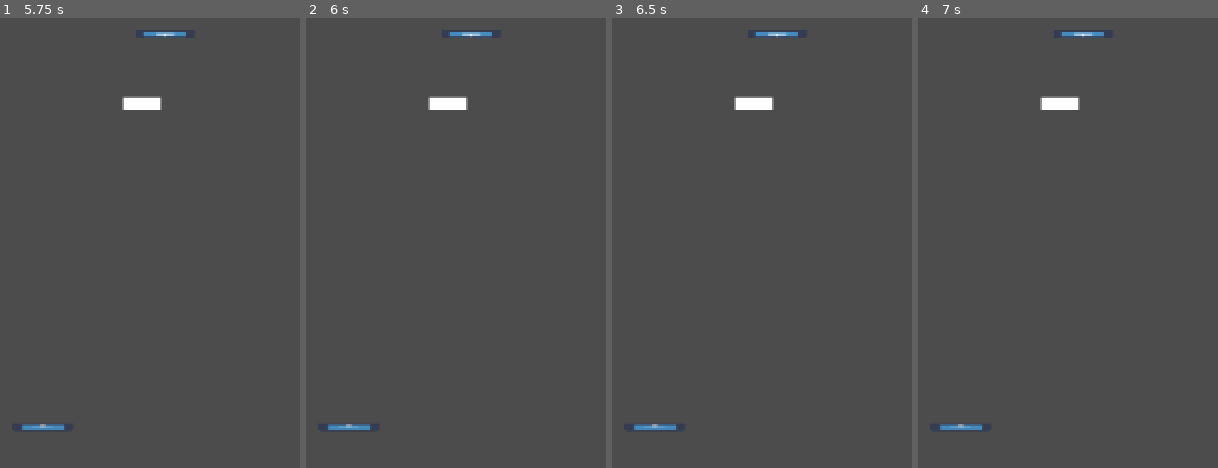
Above: before the commit, frames 1-4 (left to right).
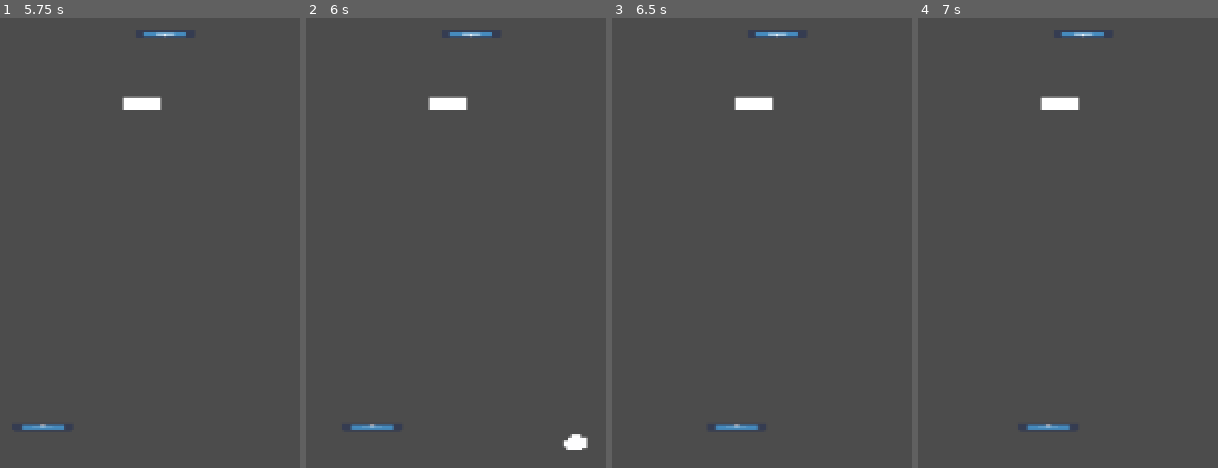
Above: after the commit, the same moments.

Repository: LDiazN/portal_breaker
Game: Godot game, scene res://Racket/test.tscn
Two runs of this game, one before a commit and one after it. Both use one fixed random seed, a clock stepped at 60 frames per second and the inputs below. The project has no main scene, so this scene is started directly. The engine's default icon, where the game draws it, is replaced by a stand-in: a white triangle on a blue panel in a dark square.
Inputs (mouse positions are in pixels of both pictures, inside the frame that each line leads up to):
- Up to frame 1 (5.75 s): tap Enter (shoot_ball, bound only after the commit) at 0.5, 0.6, 1.35, 2.1, 2.75, 2.85, 3.6, 4.35, 5.1 s; move the mouse to (outside the picture) at 0.52 s; hold D (b_racket_right) 0.53-1.28 s; move the mouse to (outside the picture) at 1.27 s; hold Down (ui_down) 1.28-2.03 s; tap Space at 2, 3.5 s; move the mouse to (outside the picture) at 2.02 s; hold D (b_racket_right) 2.03-2.78 s; move the mouse to (126, 337) at 2.77 s; hold Up (ui_up) 2.78-3.53 s; move the mouse to (outside the picture) at 3.52 s; hold A (b_racket_left) 3.53-5.03 s; move the mouse to (outside the picture) at 4.27 s; move the mouse to (285, 153) at 5.02 s; hold Down (ui_down) from 5.03 s (still down)
- Up to frame 2 (6 s): tap Enter (shoot_ball, bound only after the commit) at 5.75, 5.85 s; move the mouse to (outside the picture) at 5.77 s; release Down (ui_down) at 5.78 s; hold D (b_racket_right) from 5.78 s (still down)
- Up to frame 3 (6.5 s): keep holding D (b_racket_right)
- Up to frame 4 (7 s): move the mouse to (outside the picture) at 6.52 s; release D (b_racket_right) at 6.53 s; hold Up (ui_up) from 6.53 s (still down); tap Enter (shoot_ball, bound only after the commit) at 6.6 s

Frame 1 is identical in both runs. In frame 2, 0.5% of the frame differs, in the area x 7-94%, y 90-96%; in frame 3, 0.4%; in frame 4, 0.4%.

Commit message:
Ball death particles

Diff:
--- a/portal_brick/Ball/Ball.tscn
+++ b/portal_brick/Ball/Ball.tscn
@@ -6,19 +6,25 @@
 [sub_resource type="CircleShape2D" id=1]
 
 [sub_resource type="Curve" id=2]
-_data = [ Vector2( 0, 1 ), 0.0, 0.0, 0, 0, Vector2( 0.644322, 0 ), 0.0, 0.0, 0, 0 ]
+_data = [ Vector2( 0, 1 ), 0.0, 0.0, 0, 0, Vector2( 1, 0.0072 ), -3.30811, 0.0, 0, 0 ]
 
 [sub_resource type="CurveTexture" id=3]
 curve = SubResource( 2 )
 
 [sub_resource type="ParticlesMaterial" id=4]
 flag_disable_z = true
-spread = 38.5
+spread = 180.0
 gravity = Vector3( 0, 0, 0 )
-initial_velocity = 61.99
-angular_velocity = 5.04467e-44
+initial_velocity = 90.0
+initial_velocity_random = 1.0
+angular_velocity = -133.33
 orbit_velocity = 0.0
 orbit_velocity_random = 0.0
+linear_accel = 2.0
+radial_accel = -100.0
+tangential_accel = 72.84
+tangential_accel_random = 0.3
+scale = 4.0
 scale_curve = SubResource( 3 )
 
 [node name="Kinematic Ball" type="KinematicBody2D"]
@@ -27,13 +33,11 @@
 [node name="Ball Collider" type="CollisionShape2D" parent="."]
 shape = SubResource( 1 )
 
-[node name="Particles2D" type="Particles2D" parent="."]
-rotation = -1.57079
+[node name="TPParticles" type="Particles2D" parent="."]
 emitting = false
-amount = 15
+amount = 20
 one_shot = true
-explosiveness = 0.85
-local_coords = false
+explosiveness = 0.79
 process_material = SubResource( 4 )
 
 [node name="RespawnSystem" type="Node2D" parent="."]
--- /dev/null
+++ b/portal_brick/Ball/DeathParticles.gd
@@ -0,0 +1,15 @@
+extends Particles2D
+var timer = Timer.new();
+
+func _ready():
+	timer.connect("timeout", self, "destroyParticles");
+
+func activateParticles():
+	emitting = true;
+	timer.start(0.95);
+
+func deactivateParticles():
+	emitting = false;
+
+func destroyParticles():
+	queue_free();
--- /dev/null
+++ b/portal_brick/Ball/DeathParticles.tscn
@@ -0,0 +1,30 @@
+[gd_scene load_steps=5 format=2]
+
+[ext_resource path="res://Ball/DeathParticles.gd" type="Script" id=1]
+
+[sub_resource type="Curve" id=1]
+_data = [ Vector2( 0, 1 ), 0.0, 0.0, 0, 0, Vector2( 0.637765, 0.00059998 ), 0.0, 0.0, 0, 0 ]
+
+[sub_resource type="CurveTexture" id=2]
+curve = SubResource( 1 )
+
+[sub_resource type="ParticlesMaterial" id=3]
+flag_disable_z = true
+spread = 180.0
+gravity = Vector3( 0, 0, 0 )
+initial_velocity = 61.99
+angular_velocity = 5.04467e-44
+orbit_velocity = 0.0
+orbit_velocity_random = 0.0
+scale = 20.0
+scale_curve = SubResource( 2 )
+
+[node name="DeathParticles" type="Particles2D"]
+rotation = -1.57079
+emitting = false
+amount = 15
+one_shot = true
+explosiveness = 0.85
+local_coords = false
+process_material = SubResource( 3 )
+script = ExtResource( 1 )
--- a/portal_brick/Ball/RespawnSystem.gd
+++ b/portal_brick/Ball/RespawnSystem.gd
@@ -1,4 +1,6 @@
 extends Node2D
+
+var dp = preload("res://Ball/DeathParticles.tscn");
 
 export var topRacketPath: NodePath;
 export var bottomRacketPath: NodePath;
@@ -30,23 +32,31 @@
 
 	# Si se fue por arriba
 	if (global_position.y < (playAreaManager.origin + Vector2.UP * (playAreaManager.height + 40)).y):
-		print("por arriba");
 		ki.DisableBall();
+		var inst = dp.instance();
+		inst.position = global_position;
+		get_tree().root.add_child(inst);
+		inst.activateParticles();
+		emit_signal("ball_out");
 		if (topRacket != null):
 			ki.global_position = topRacket.global_position + Vector2.DOWN * 20;
 			print(topRacket.global_position)
 		else:
 			ki.global_position = playAreaManager.origin;
-		emit_signal("ball_out");
 		gameManager.loose_life();
 		topRacket.get_node("Shooting System").MoreShooty();
 	# Si se fue por abajo
 	elif (global_position.y > (playAreaManager.origin + Vector2.DOWN * (playAreaManager.height + 40)).y):
 		ki.DisableBall();
+		var inst = dp.instance();
+		inst.position = global_position;
+		get_tree().root.add_child(inst);
+		inst.activateParticles();
+		print(bottomRacket.global_position)
+		emit_signal("ball_out");
 		if (bottomRacket != null):
 			ki.global_position = bottomRacket.global_position + Vector2.UP * 20;
 		else:
 			ki.global_position = playAreaManager.origin;
-		emit_signal("ball_out");
 		gameManager.loose_life();
 		bottomRacket.get_node("Shooting System").MoreShooty();
--- a/portal_brick/Ball/block_test.tscn
+++ b/portal_brick/Ball/block_test.tscn
@@ -9,7 +9,6 @@
 }
 
 [node name="Tiles2" parent="." instance=ExtResource( 1 )]
-tile_data = PoolIntArray(  )
 
 [node name="Tiles" parent="." instance=ExtResource( 2 )]
 tile_data = PoolIntArray( 327684, 0, 0, 327685, 0, 0, 393219, 0, 0, 393220, 0, 0, 393221, 0, 0, 393222, 0, 0, 458754, 0, 0, 458755, 0, 0, 458756, 0, 0, 458757, 0, 0, 458758, 0, 0, 458759, 0, 0, 524291, 0, 0, 524292, 0, 0, 524293, 0, 0, 524294, 0, 0, 589828, 0, 0, 589829, 0, 0 )
--- a/portal_brick/Racket/RacketMovement.gd
+++ b/portal_brick/Racket/RacketMovement.gd
@@ -31,7 +31,6 @@
 	gameManager = get_node("../../GameManager");
 	playAreaManager = get_node("../../PlayAreaManager");
 	ball = get_node(ballPath);
-
 
 	playAreaOrigin = playAreaManager.origin;
 	playAreaWidth = playAreaManager.width;
--- a/portal_brick/Racket/test.tscn
+++ b/portal_brick/Racket/test.tscn
@@ -3,8 +3,8 @@
 [ext_resource path="res://GameManager/PlayAreaManager.tscn" type="PackedScene" id=1]
 [ext_resource path="res://GameManager/GameManager.tscn" type="PackedScene" id=2]
 [ext_resource path="res://ScoreManager/ScoreManager.tscn" type="PackedScene" id=3]
-[ext_resource path="res://Racket/Racket.tscn" type="PackedScene" id=4]
-[ext_resource path="res://Ball/Ball.tscn" type="PackedScene" id=5]
+[ext_resource path="res://Ball/Ball.tscn" type="PackedScene" id=4]
+[ext_resource path="res://Racket/Racket.tscn" type="PackedScene" id=5]
 [ext_resource path="res://tilemap/block_map_2B.tscn" type="PackedScene" id=6]
 
 [node name="Node2D" type="Node2D"]
@@ -23,14 +23,22 @@
 ballPath = NodePath("../Ball")
 timePerLevel = 1.0
 
+[node name="Ball" parent="." instance=ExtResource( 4 )]
+modulate = Color( 0.290196, 1, 0, 1 )
+position = Vector2( 150, 90 )
+speed = 200.0
+
+[node name="RespawnSystem" parent="Ball" index="2"]
+topRacketPath = NodePath("../../Racket2")
+bottomRacketPath = NodePath("../../Racket")
+
 [node name="Camera2D" type="Camera2D" parent="."]
 position = Vector2( 270, 300 )
 current = true
 zoom = Vector2( 2.68, 3.97 )
 editor_draw_limits = true
 
-[node name="Racket" parent="." instance=ExtResource( 4 )]
-editor/display_folded = true
+[node name="Racket" parent="." instance=ExtResource( 5 )]
 position = Vector2( 190, 200 )
 _linkedToPath = NodePath("../Racket2")
 
@@ -48,8 +56,7 @@
 editor/display_folded = true
 position = Vector2( 0, 9.59462 )
 
-[node name="Racket2" parent="." instance=ExtResource( 4 )]
-editor/display_folded = true
+[node name="Racket2" parent="." instance=ExtResource( 5 )]
 position = Vector2( 190, 10 )
 _linkedToPath = NodePath("../Racket")
 _isTopOne = true
@@ -66,22 +73,12 @@
 editor/display_folded = true
 position = Vector2( 0, 9.59462 )
 
-[node name="Ball" parent="." instance=ExtResource( 5 )]
-editor/display_folded = true
-modulate = Color( 0.290196, 1, 0, 1 )
-position = Vector2( 150, 90 )
-speed = 200.0
-
-[node name="RespawnSystem" parent="Ball" index="2"]
-topRacketPath = NodePath("../../Racket2")
-bottomRacketPath = NodePath("../../Racket")
-
 [node name="Tiles" parent="." instance=ExtResource( 6 )]
 tile_data = PoolIntArray( 327682, 0, 0 )
 [connection signal="brick_found" from="Ball" to="Tiles" method="_on_Ball_brick_found"]
 
+[editable path="Ball"]
+
 [editable path="Racket"]
 
 [editable path="Racket2"]
-
-[editable path="Ball"]
--- /dev/null
+++ b/portal_brick/Racket/xd.tscn
@@ -0,0 +1,133 @@
+[gd_scene load_steps=9 format=2]
+
+[ext_resource path="res://tilemap/template_pong.png" type="Texture" id=1]
+[ext_resource path="res://Menu/fonts/typed.ttf" type="DynamicFontData" id=2]
+[ext_resource path="res://tilemap/block_map_1B.tscn" type="PackedScene" id=3]
+[ext_resource path="res://tilemap/block_map_2B.tscn" type="PackedScene" id=4]
+[ext_resource path="res://Visuals/filter.tscn" type="PackedScene" id=5]
+
+[sub_resource type="RectangleShape2D" id=1]
+extents = Vector2( 512, 16 )
+
+[sub_resource type="DynamicFont" id=2]
+size = 27
+font_data = ExtResource( 2 )
+
+[sub_resource type="DynamicFont" id=3]
+size = 22
+font_data = ExtResource( 2 )
+
+[node name="PlayScene" type="Node2D"]
+
+[node name="BackGround" type="ColorRect" parent="."]
+margin_right = 1025.0
+margin_bottom = 600.0
+color = Color( 0.0117647, 0.0235294, 0.0117647, 1 )
+
+[node name="Wall2" type="StaticBody2D" parent="."]
+editor/display_folded = true
+modulate = Color( 0.764706, 1, 0.760784, 1 )
+position = Vector2( 290, 592 )
+__meta__ = {
+"_edit_lock_": true
+}
+
+[node name="wall" type="Sprite" parent="Wall2"]
+position = Vector2( 222.5, 0 )
+scale = Vector2( 8.00781, 1 )
+texture = ExtResource( 1 )
+
+[node name="CollisionShape2D" type="CollisionShape2D" parent="Wall2"]
+position = Vector2( 224, 0 )
+shape = SubResource( 1 )
+
+[node name="Wall" type="StaticBody2D" parent="."]
+editor/display_folded = true
+modulate = Color( 0.764706, 1, 0.760784, 1 )
+position = Vector2( 290, 0 )
+__meta__ = {
+"_edit_group_": true,
+"_edit_lock_": true
+}
+
+[node name="wall" type="Sprite" parent="Wall"]
+position = Vector2( 222.5, 0 )
+scale = Vector2( 8.00781, 1 )
+texture = ExtResource( 1 )
+
+[node name="CollisionShape2D" type="CollisionShape2D" parent="Wall"]
+position = Vector2( 224, 0 )
+shape = SubResource( 1 )
+
+[node name="UI" type="MarginContainer" parent="."]
+margin_right = 1025.0
+margin_bottom = 600.0
+size_flags_horizontal = 3
+size_flags_vertical = 3
+
+[node name="VBoxContainer" type="VBoxContainer" parent="UI"]
+margin_right = 1025.0
+margin_bottom = 600.0
+size_flags_horizontal = 3
+size_flags_vertical = 3
+
+[node name="CenterContainer" type="CenterContainer" parent="UI/VBoxContainer"]
+margin_right = 1025.0
+margin_bottom = 570.0
+size_flags_horizontal = 3
+size_flags_vertical = 3
+
+[node name="Instructions" type="Label" parent="UI/VBoxContainer/CenterContainer"]
+modulate = Color( 0.764706, 1, 0.760784, 1 )
+margin_left = 328.0
+margin_top = 232.0
+margin_right = 696.0
+margin_bottom = 337.0
+custom_fonts/font = SubResource( 2 )
+text = "Press \"SPACE\" to start.
+Press \"R\" to restart.
+Press \"Esc\" to Quit."
+align = 1
+
+[node name="You Lose" type="Label" parent="UI/VBoxContainer/CenterContainer"]
+visible = false
+modulate = Color( 0.764706, 1, 0.760784, 1 )
+margin_left = 384.0
+margin_top = 268.0
+margin_right = 640.0
+margin_bottom = 301.0
+custom_fonts/font = SubResource( 2 )
+text = "You Lose. Score:"
+align = 1
+
+[node name="HBoxContainer" type="HBoxContainer" parent="UI/VBoxContainer"]
+editor/display_folded = true
+margin_top = 574.0
+margin_right = 1025.0
+margin_bottom = 600.0
+size_flags_horizontal = 3
+
+[node name="CenterContainer" type="CenterContainer" parent="UI/VBoxContainer/HBoxContainer"]
+editor/display_folded = true
+margin_right = 1025.0
+margin_bottom = 26.0
+size_flags_horizontal = 3
+
+[node name="Score" type="Label" parent="UI/VBoxContainer/HBoxContainer/CenterContainer"]
+modulate = Color( 0, 0, 0, 1 )
+margin_left = 499.0
+margin_right = 525.0
+margin_bottom = 26.0
+custom_fonts/font = SubResource( 3 )
+text = "00"
+align = 1
+valign = 2
+
+[node name="TileMap_Squares" parent="." instance=ExtResource( 3 )]
+modulate = Color( 0.764706, 1, 0.760784, 1 )
+
+[node name="TileMap_Squares2" parent="." instance=ExtResource( 4 )]
+modulate = Color( 0.764706, 1, 0.760784, 1 )
+rotation = 1.5708
+
+[node name="filter" parent="." instance=ExtResource( 5 )]
--- a/portal_brick/project.godot
+++ b/portal_brick/project.godot
@@ -40,6 +40,11 @@
 "events": [ Object(InputEventKey,"resource_local_to_scene":false,"resource_name":"","device":0,"alt":false,"shift":false,"control":false,"meta":false,"command":false,"pressed":false,"scancode":16777233,"unicode":0,"echo":false,"script":null)
  ]
 }
+shoot_ball={
+"deadzone": 0.5,
+"events": [ Object(InputEventKey,"resource_local_to_scene":false,"resource_name":"","device":0,"alt":false,"shift":false,"control":false,"meta":false,"command":false,"pressed":false,"scancode":16777221,"unicode":0,"echo":false,"script":null)
+ ]
+}
 
 [rendering]
 
